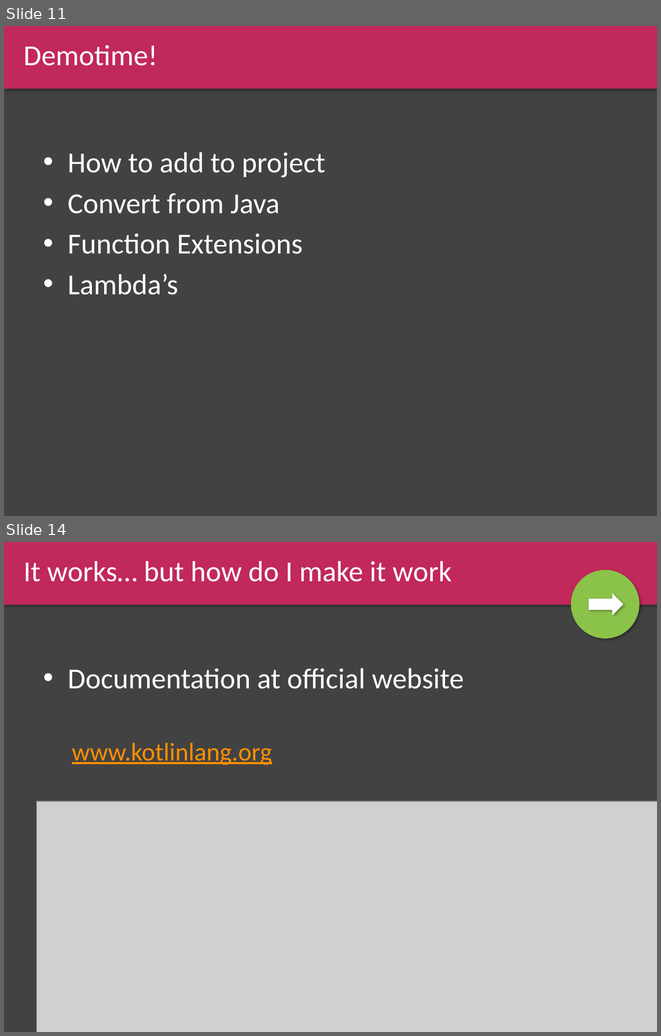
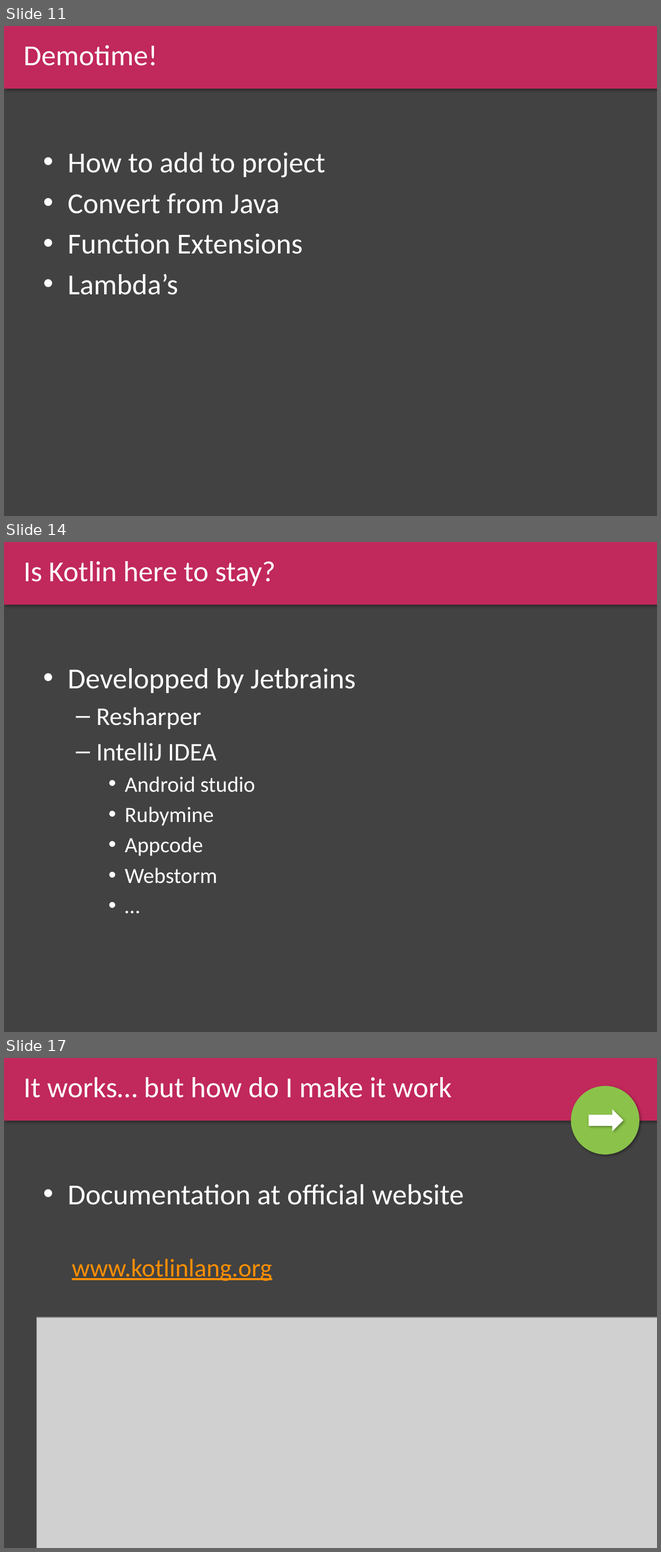
Before and after one commit to Endran/KotlinExample, a slide deck: Kotlin.pptx. Shown one above the other, each under a label of ours: slides 11 and 14 before the commit, slides 11, 14 and 17 after it; the slides between them are not shown. The pictures are 661x1036 and 661x1552 pixels, drawn with LibreOffice and Linux fonts; fonts in the diff are those of the drawing; grey boxes stand for pictures. Boxes give left, top, right and bottom in pixels: in the first picture for what was removed or moved away, otherwise in the second. Text is boxed around its words. In the diff, an @@ line names an element or a change of style, - is before the commit and + after.

```diff
--- a/Kotlin.pptx
+++ b/Kotlin.pptx
@@ slide 14 added at box(4, 542, 657, 1032), background #424242 @@
@@ rectangle added at box(4, 542, 657, 605), fill #C1285B, 32 pt, text #FFFFFF @@
+Is Kotlin here to stay?
@@ text added at box(68, 668, 355, 883), 24 pt, text #FFFFFF @@
+• Developped by Jetbrains
+  – Resharper
+  – IntelliJ IDEA
+    • Android studio
+    • Rubymine
+    • Appcode
+    • Webstorm
+    • …
@@ what was slide 14 is now slide 17 @@
```
Also in this commit, not shown: 4 slides changed, 3 other slides added.
